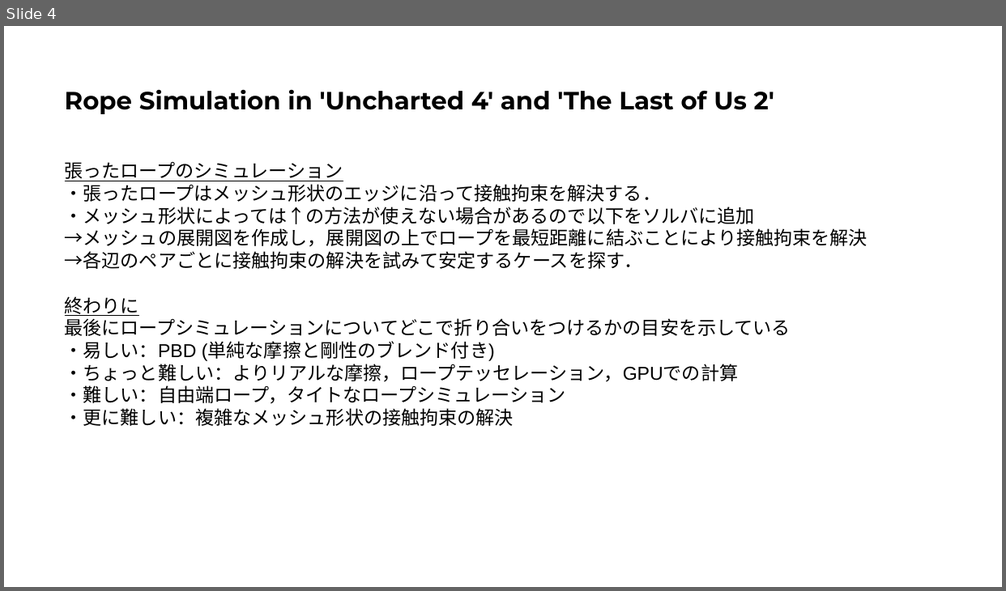
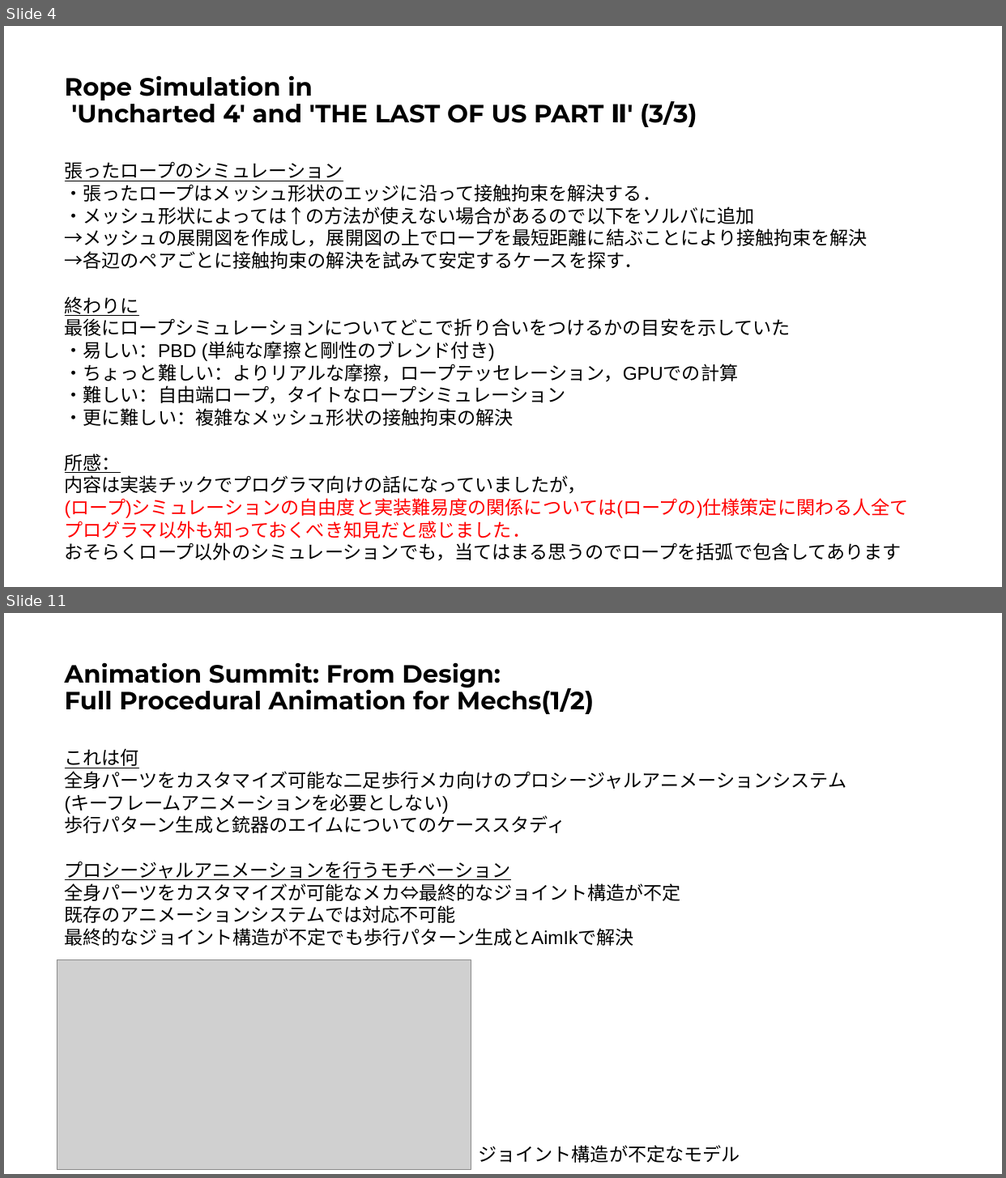
Before and after one commit to IchigoPantsu/test, a slide deck: rope.pptx. Shown one above the other, each under a label of ours: slide 4 before the commit, slides 4 and 11 after it; the slides between them are not shown. The pictures are 1006x591 and 1006x1178 pixels, drawn with LibreOffice and Linux fonts; fonts in the diff are those of the drawing; grey boxes stand for pictures. Boxes give left, top, right and bottom in pixels: in the first picture for what was removed or moved away, otherwise in the second. Text is boxed around its words. In the diff, an @@ line names an element or a change of style, - is before the commit and + after.

```diff
--- a/rope.pptx
+++ b/rope.pptx
@@ slide 11 added at <box>4,613,1002,1174</box>, background #FFFFFF @@
@@ title added at <box>65,662,594,714</box>, 24 pt, text #000000, bold @@
+Animation Summit: From Design:
+Full Procedural Animation for Mechs(1/2)
@@ text added at <box>65,748,847,946</box>, 18 pt, text #000000 @@
+これは何
+全身パーツをカスタマイズ可能な二足歩行メカ向けのプロシージャルアニメーションシステム
+(キーフレームアニメーションを必要としない)
+歩行パターン生成と銃器のエイムについてのケーススタディ
+プロシージャルアニメーションを行うモチベーション
+全身パーツをカスタマイズが可能なメカ⇔最終的なジョイント構造が不定
+既存のアニメーションシステムでは対応不可能
+最終的なジョイント構造が不定でも歩行パターン生成とAimIkで解決
@@ picture added at <box>57,960,471,1170</box> @@
@@ text added at <box>478,1145,739,1163</box>, 18 pt, text #000000 @@
+ジョイント構造が不定なモデル
@@ slide 4 changed as well @@
@@ title at <box>65,75,697,128</box>: text changed @@
-Rope Simulation in 'Uncharted 4' and 'The Last of Us 2'
+Rope Simulation in
+'Uncharted 4' and 'THE LAST OF US PART Ⅱ' (3/3)
@@ text at <box>65,318,791,336</box>: text changed @@
-最後にロープシミュレーションについてどこで折り合いをつけるかの目安を示している
+最後にロープシミュレーションについてどこで折り合いをつけるかの目安を示していた
@@ text at <box>65,454,909,561</box>: paragraphs added @@
+所感：
+内容は実装チックでプログラマ向けの話になっていましたが，
+(ロープ)シミュレーションの自由度と実装難易度の関係については(ロープの)仕様策定に関わる人全て
+プログラマ以外も知っておくべき知見だと感じました．
+おそらくロープ以外のシミュレーションでも，当てはまる思うのでロープを括弧で包含してあります
```
Also in this commit, not shown: 2 other slides changed, 15 other slides added.
